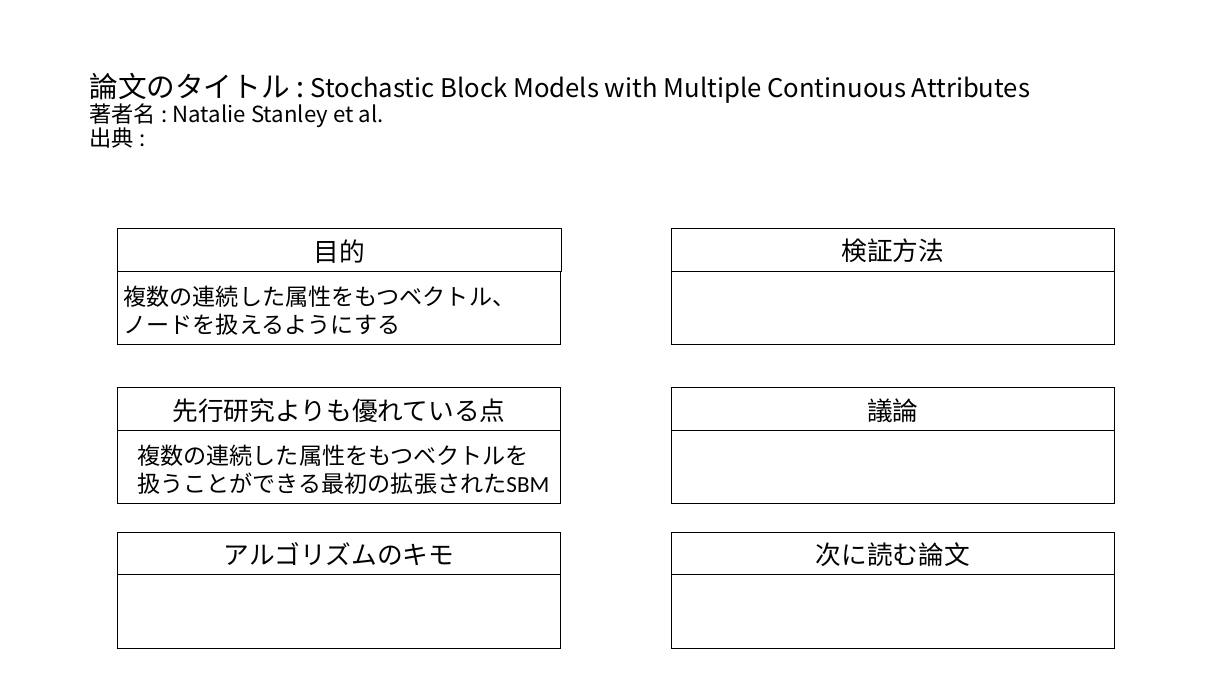
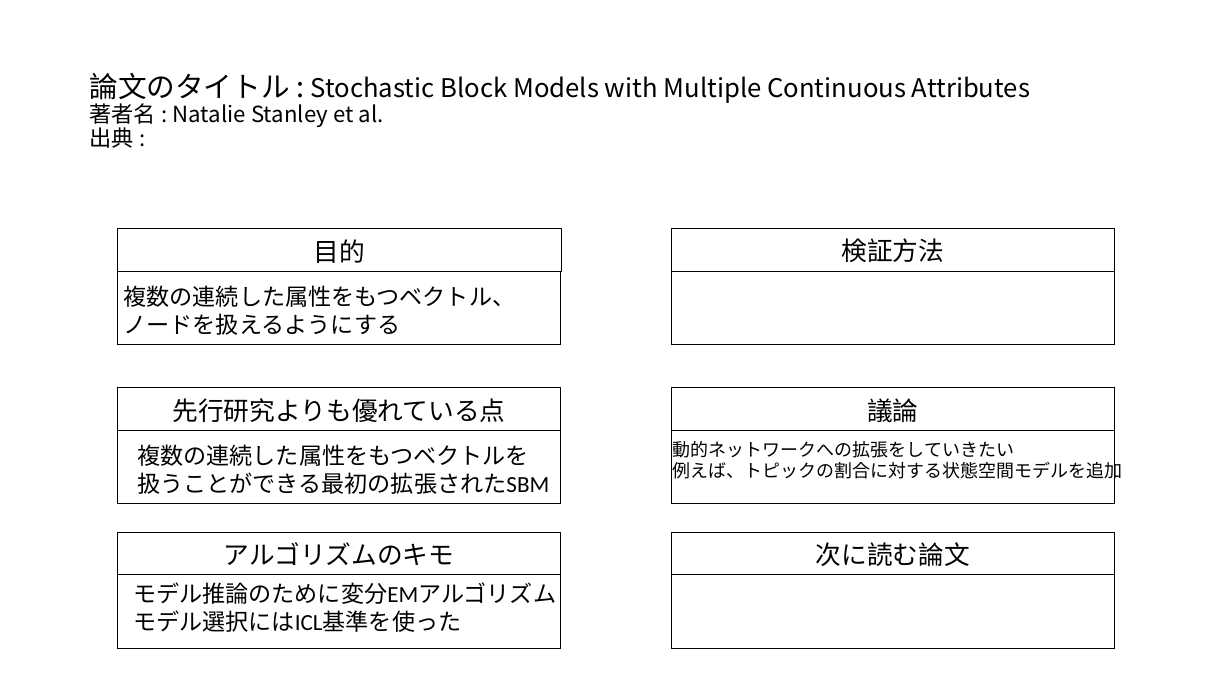
Before and after one commit to tsutarou10/variousFile, a slide deck: slide 1 of Stochastic-Block-Models-with-Multiple-Continuous-Attributes.pptx. Drawn at 1232x693 pixels with LibreOffice and Linux fonts; fonts in the diff are those of the drawing. Boxes give left, top, right and bottom in pixels: in the first picture for what was removed or moved away, otherwise in the second. Text is boxed around its words. In the diff, an @@ line names an element or a change of style, - is before the commit and + after.

```diff
--- a/Stochastic-Block-Models-with-Multiple-Continuous-Attributes.pptx
+++ b/Stochastic-Block-Models-with-Multiple-Continuous-Attributes.pptx
@@ text added at <box>673,441,1123,483</box>, 14 pt, text #000000 @@
+動的ネットワークへの拡張をしていきたい
+例えば、トピックの割合に対する状態空間モデルを追加
@@ text added at <box>133,582,556,632</box>, 18 pt, text #000000 @@
+モデル推論のために変分EMアルゴリズム
+モデル選択にはICL基準を使った
```
Also in this commit, not shown: 1 other file.
